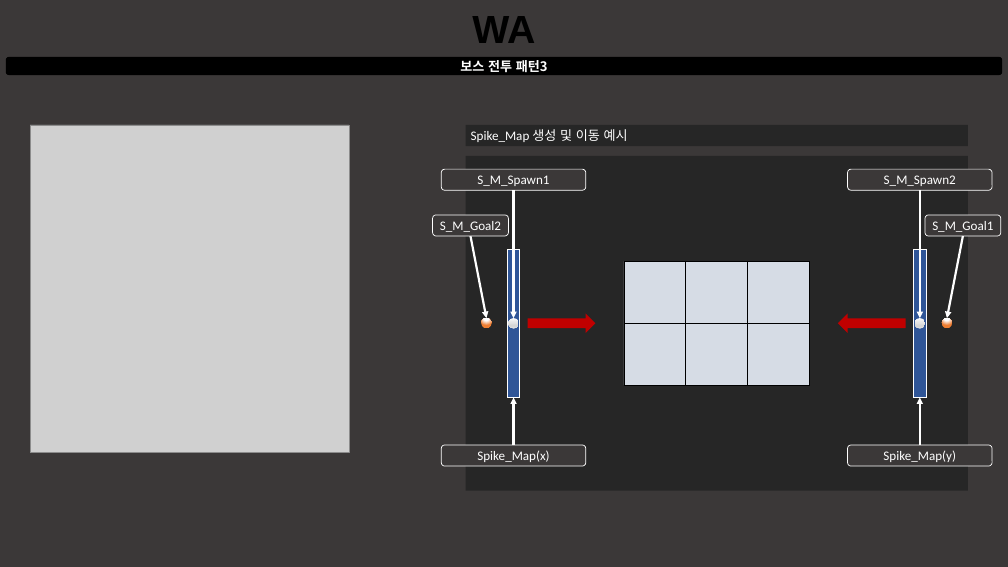
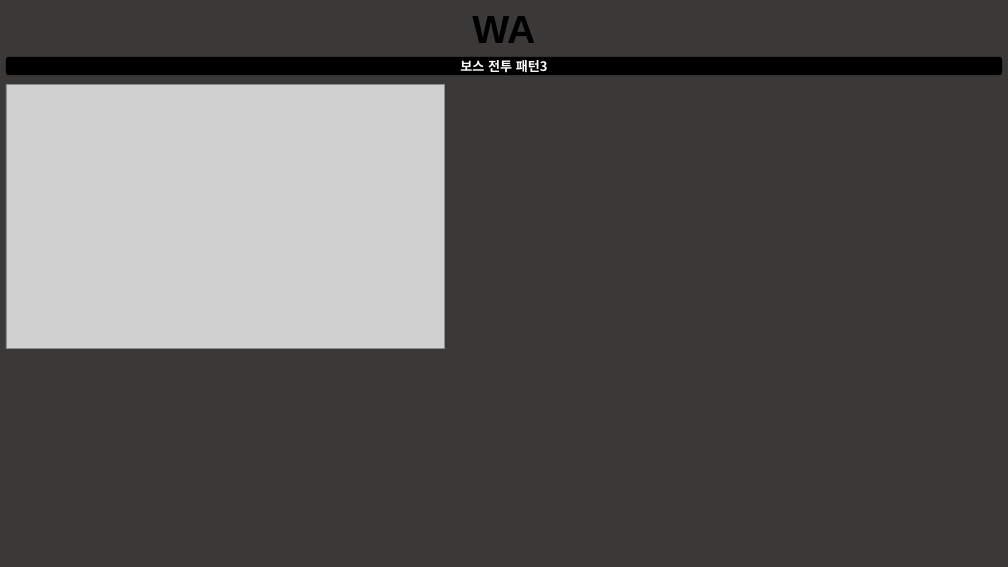
Before and after one commit to taeseongeom/WA, a slide deck: slide 8 of 기획서/문서/보스 기획서.pptx. Drawn at 1008x567 pixels with LibreOffice and Linux fonts; fonts in the diff are those of the drawing; grey boxes stand for pictures. Boxes give left, top, right and bottom in pixels: in the first picture for what was removed or moved away, otherwise in the second. Text is boxed around its words. In the diff, an @@ line names an element or a change of style, - is before the commit and + after.

```diff
--- a/기획서/문서/보스 기획서.pptx
+++ b/기획서/문서/보스 기획서.pptx
@@ picture added at (x1=6, y1=84, x2=444, y2=348) @@
@@ picture removed at (x1=30, y1=125, x2=349, y2=453) @@
@@ rectangle removed at (x1=465, y1=125, x2=968, y2=146) @@
-Spike_Map 생성 및 이동 예시
@@ rounded rectangle removed at (x1=441, y1=169, x2=586, y2=190) @@
-S_M_Spawn1
@@ rectangle removed at (x1=465, y1=156, x2=968, y2=491) @@
@@ rounded rectangle removed at (x1=847, y1=169, x2=992, y2=190) @@
-S_M_Spawn2
@@ arrow removed from (513, 191) to (513, 318) @@
@@ arrow removed from (920, 191) to (920, 318) @@
@@ rounded rectangle removed at (x1=432, y1=215, x2=508, y2=236) @@
-S_M_Goal2
@@ arrow removed from (471, 236) to (486, 318) @@
@@ rounded rectangle removed at (x1=925, y1=215, x2=1001, y2=236) @@
-S_M_Goal1
@@ arrow removed from (963, 236) to (947, 318) @@
@@ rectangle removed at (x1=507, y1=249, x2=520, y2=397) @@
@@ rectangle removed at (x1=914, y1=249, x2=926, y2=397) @@
@@ ellipse removed at (x1=481, y1=318, x2=492, y2=329) @@
@@ ellipse removed at (x1=508, y1=318, x2=519, y2=329) @@
@@ right arrow removed at (x1=528, y1=313, x2=596, y2=333) @@
@@ group removed at (x1=624, y1=262, x2=809, y2=385): 6 rectangles @@
@@ right arrow removed at (x1=838, y1=313, x2=906, y2=333) @@
@@ ellipse removed at (x1=915, y1=318, x2=925, y2=329) @@
@@ ellipse removed at (x1=942, y1=318, x2=952, y2=329) @@
@@ arrow removed from (513, 445) to (513, 397) @@
@@ arrow removed from (920, 445) to (920, 397) @@
@@ rounded rectangle removed at (x1=441, y1=445, x2=586, y2=466) @@
-Spike_Map(x)
@@ rounded rectangle removed at (x1=847, y1=445, x2=992, y2=466) @@
-Spike_Map(y)
```
Also in this commit, not shown: 2 other slides changed, 1 slide removed, 5 other files.
